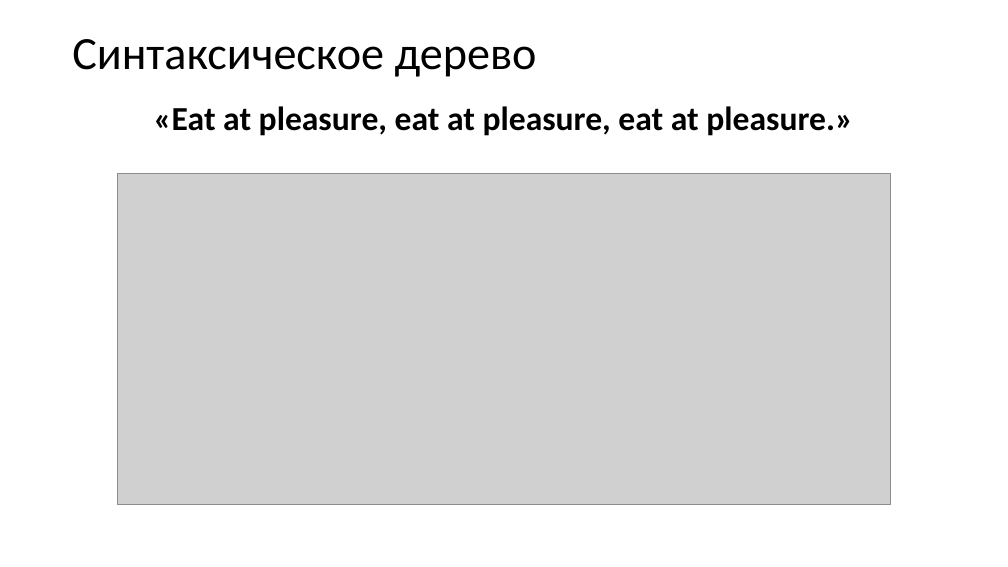
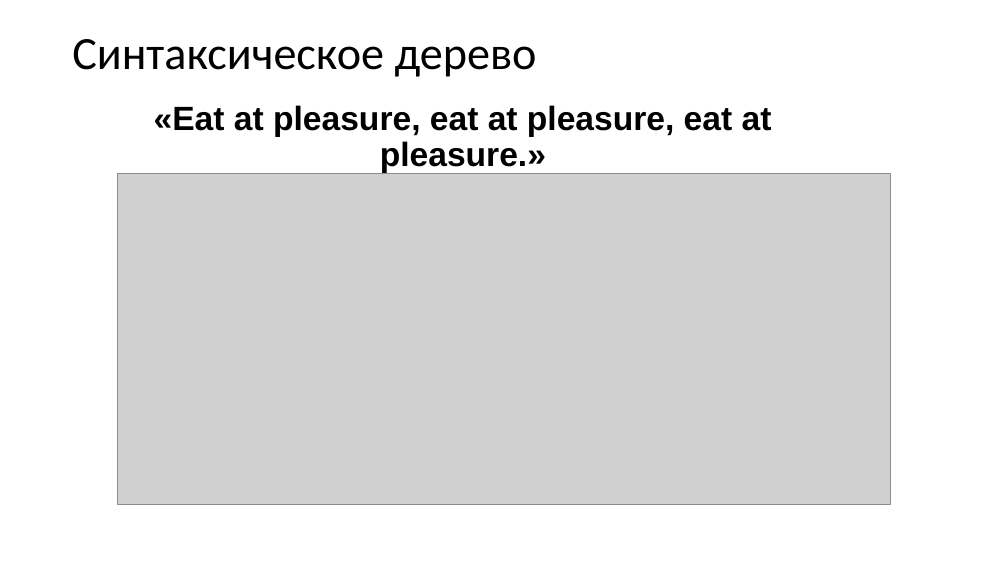
Before and after one commit to goddamnteam/korzun, a slide deck: slide 7 of task2.pptx. Drawn at 1008x567 pixels with LibreOffice and Linux fonts; fonts in the diff are those of the drawing; grey boxes stand for pictures. Boxes give left, top, right and bottom in pixels: in the first picture for what was removed or moved away, otherwise in the second. Text is boxed around its words. In the diff, an @@ line names an element or a change of style, - is before the commit and + after.

```diff
--- a/task2.pptx
+++ b/task2.pptx
@@ text "«Eat at pleasure, eat at ..." at bbox=[154, 105, 772, 173]: font Calibri to Arial @@
```
Also in this commit, not shown: 8 other slides changed.
